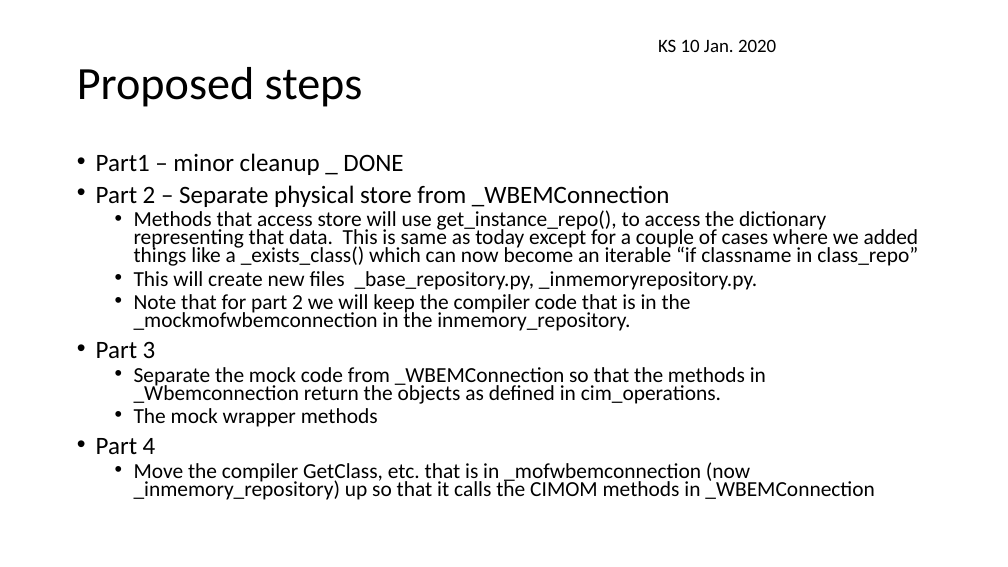
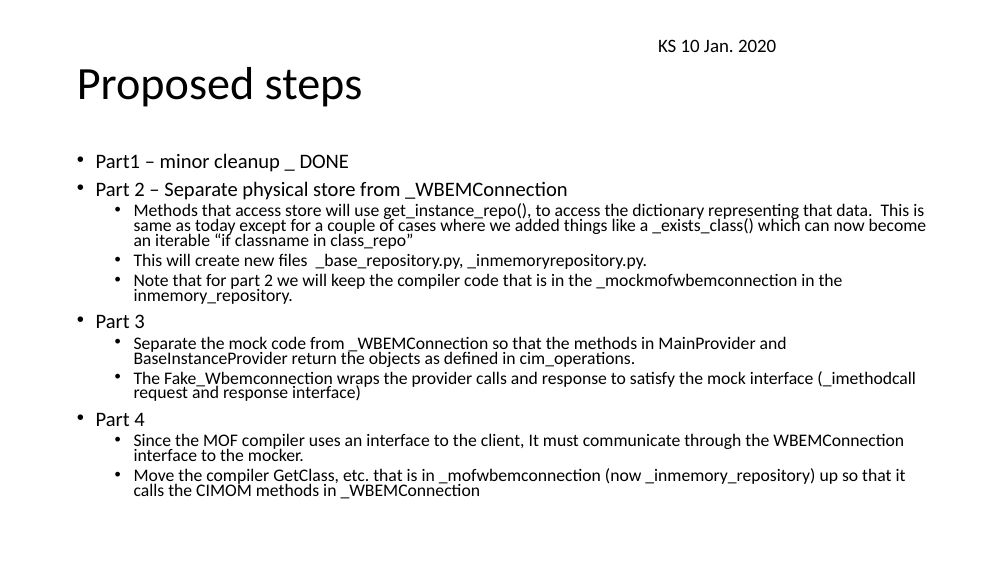
Before and after one commit to pywbem/pywbem, a slide deck: slide 21 of design/RepositoryStructure.pptx (slide 19 before the commit). Drawn at 1008x567 pixels with LibreOffice and Linux fonts; fonts in the diff are those of the drawing. Boxes give left, top, right and bottom in pixels: in the first picture for what was removed or moved away, otherwise in the second. Text is boxed around its words. In the diff, an @@ line names an element or a change of style, - is before the commit and + after.

```diff
--- a/design/RepositoryStructure.pptx
+++ b/design/RepositoryStructure.pptx
@@ text at <box>96,153,927,499</box>: size 23.8 to 19.6 pt in "Part1 – minor cleanup _ DONE", "Part 2 – Separate physical store from ...", "Part 3", "Part 4"; size 20.4 to 16.8 pt in "Methods that access store will use get_instance_repo(), ...", "This will create new files _base_repository.py, _inmemoryrep ...", "Note that for part 2 we will ...", "Move the compiler GetClass, etc. that is ..." @@
@@ text at <box>134,336,916,401</box>: text changed; size 20.4 to 16.8 pt @@
-  • Separate the mock code from _WBEMConnection so that the methods in _Wbemconnection return the objects as defined in cim_operations.
-  • The mock wrapper methods
+  • Separate the mock code from _WBEMConnection so that the methods in MainProvider and BaseInstanceProvider return the objects as defined in cim_operations.
+  • The Fake_Wbemconnection wraps the provider calls and response to satisfy the mock interface (_imethodcall request and response interface)
@@ text at <box>134,433,904,461</box>: paragraph added @@
+  • Since the MOF compiler uses an interface to the client, It must communicate through the WBEMConnection interface to the mocker.
```
Also in this commit, not shown: 5 other slides changed, 2 slides added.
